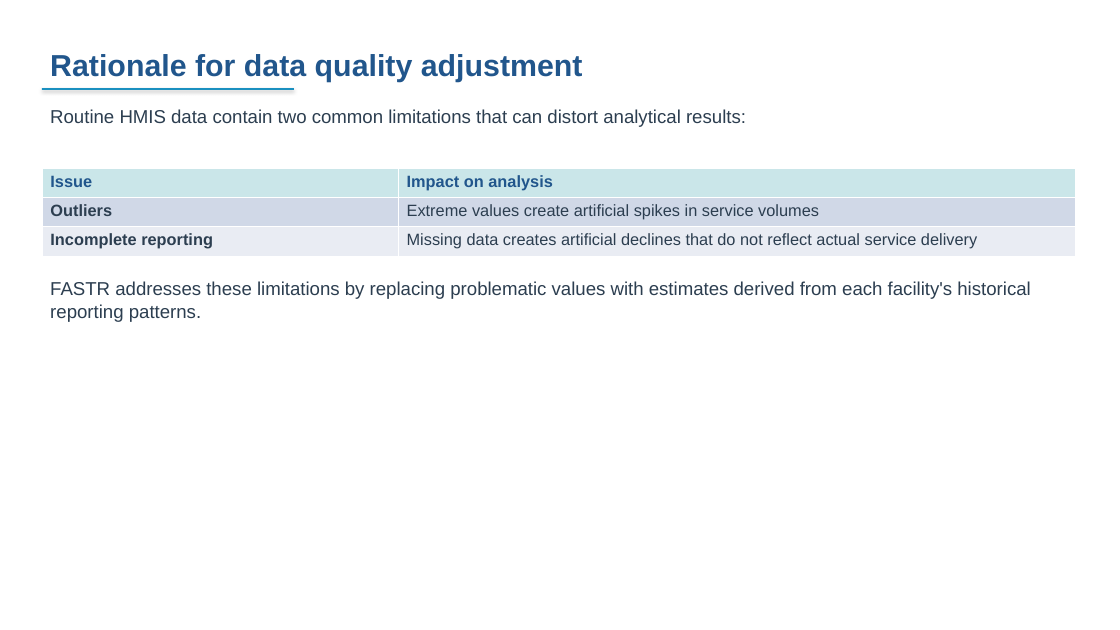
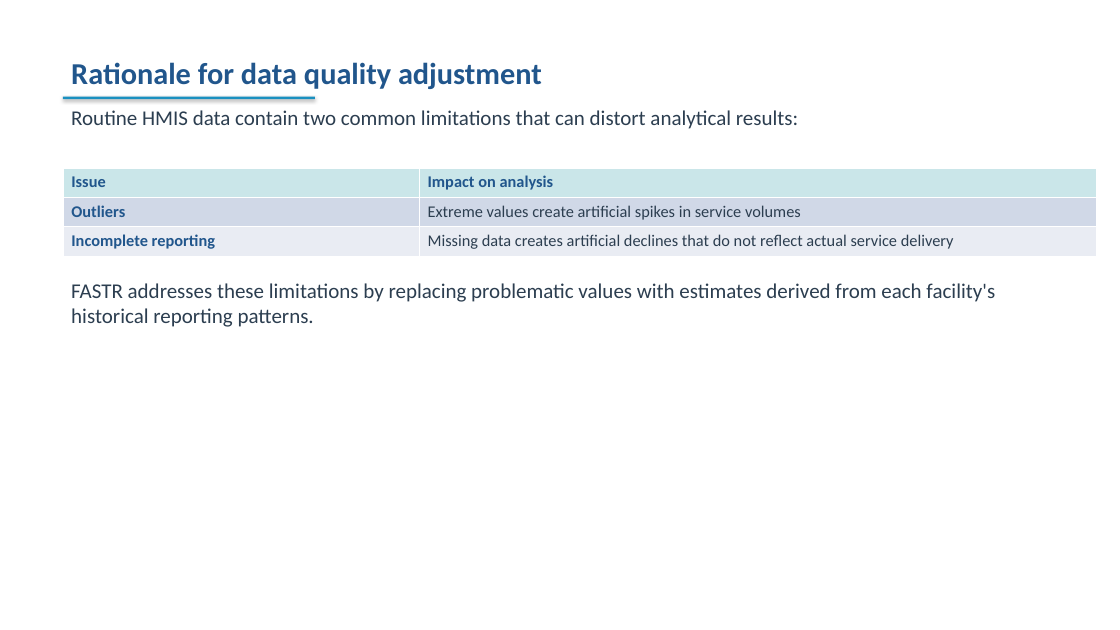
Before and after one commit to FASTR-Analytics/fastr-resource-hub, a slide deck: slide 64 of outputs/2026-zambia_deck.pptx (slide 53 before the commit). Drawn at 1120x630 pixels with LibreOffice and Linux fonts; fonts in the diff are those of the drawing. Boxes give left, top, right and bottom in pixels: in the first picture for what was removed or moved away, otherwise in the second. Text is boxed around its words. In the diff, an @@ line names an element or a change of style, - is before the commit and + after.

```diff
--- a/outputs/2026-zambia_deck.pptx
+++ b/outputs/2026-zambia_deck.pptx
@@ text "Rationale for data quality adjustment": place and size @@
-text "Rationale for data quality adjustment" at (50,54,583,82)
+text "Rationale for data quality adjustment" at (71,62,542,89)
@@ text "Rationale for data quality adjustment" at (71,62,542,89): font Arial to Calibri @@
@@ text "Routine HMIS data contain two ..." at (71,110,798,129): size 16 to 18 pt, font Arial to Calibri @@
@@ text "Routine HMIS data contain two ...": place and size @@
-text "Routine HMIS data contain two ..." at (50,109,746,127)
+text "Routine HMIS data contain two ..." at (71,110,798,129)
@@ rectangle: place and size @@
-rectangle at (42,88,294,90)
+rectangle at (63,97,315,99)
@@ table at (63,168,1096,256) @@
@@ font Arial to Calibri @@
@@ text colour #2C3E50 to #21568C in "Outliers", "Incomplete reporting" @@
@@ table: place and size @@
-table at (42,168,1075,256)
+table at (63,168,1096,256)
@@ text "FASTR addresses these limitations by ...": place and size @@
-text "FASTR addresses these limitations by ..." at (50,281,1030,322)
+text "FASTR addresses these limitations by ..." at (71,283,995,327)
@@ text "FASTR addresses these limitations by ..." at (71,283,995,327): size 16 to 18 pt, font Arial to Calibri @@
```
Also in this commit, not shown: 94 other slides changed, 34 slides added, 19 slides removed, 47 other files.
